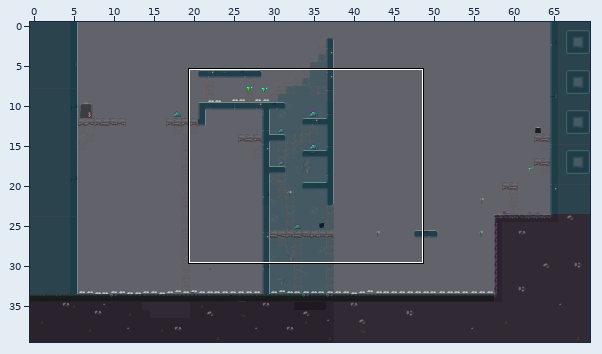
An edit to a level. Tiled map (JSON), Eudaemon/assets/levels/level5.json. Above: a wide view before the commit, with the close-up outlined.
Close-up. Old version:
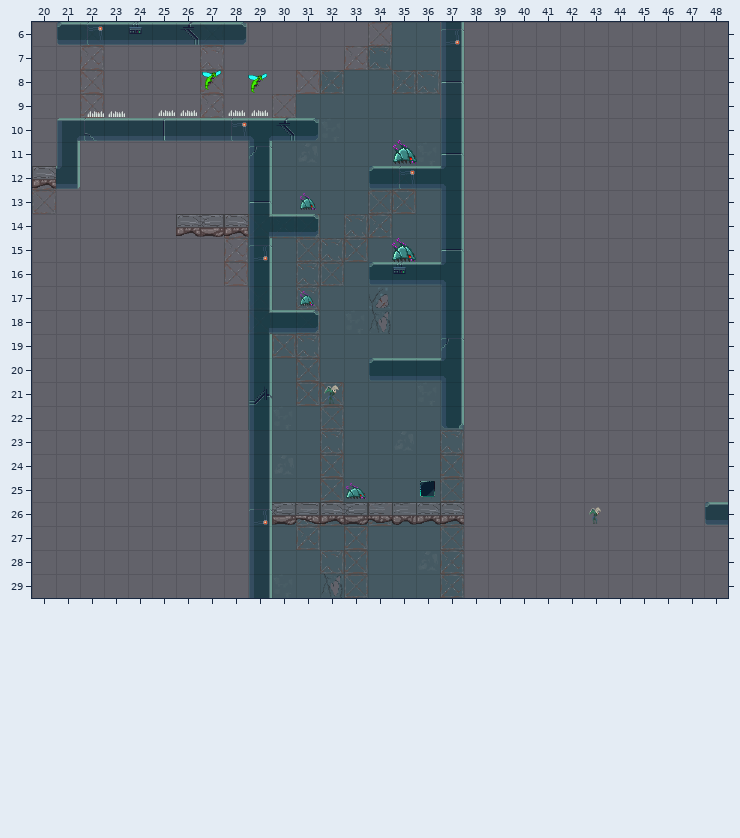
Cells are 32x32 px. Shown: x 20..48, y 6..29. The commit also changed other parts of the map, which this record leaves out.
And afterwards:
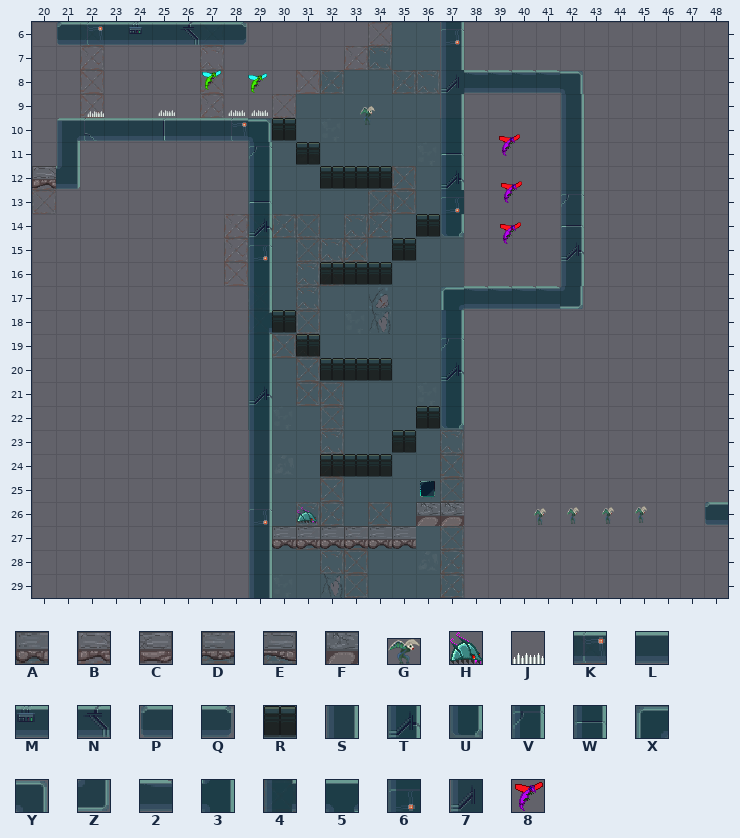
Key: from "Eudaemon Tilleset": A 25 "ConcreteNoBottom2x1_1A", B 27 "ConcreteNoBottom2x1_1B", C 28 "ConcreteNoBottom2x1_2B", D 29 "ConcreteNoBottom2x1_1C", E 30 "ConcreteNoBottom2x1_2C", F 35 "ConcreteDirtBottom2x2_1B", G 80 "flyGuardian", H 82 "goomba", J 86 "spike", K 135 "MetalPlatformB", L 137 "MetalPlatformD", M 138 "MetalPlatformE", N 139 "MetalPlatformF", P 140 "MetalPlatformLeftEnd", Q 141 "MetalPlatformRightEnd", R 143 "TiledFloorA", S 148 "MetalPlatformDVert", T 150 "MetalPlatformFVert", U 152 "MetalPlatformRightEndVer", V 153 "MetalPlatformAVert", W 155 "MetalPlatformCVert", X 181 "MetalPlatformWindowCorne", Y 182 "MetalPlatformWindowCorne", Z 183 "MetalPlatformWindowCorne", 2 188 "MetalPlatformWindowHorD", 3 198 "MetalPlatformMidsection1", 4 199 "MetalPlatformMidsection2", 5 200 "MetalPlatformCornerVert5", 6 215 "MetalPlatformExteriorBVe", 7 226 "MetalPlatformExteriorFVe", 8 335 "TrackingFlyingRed".
_ is an empty cell, . an unchanged one.
Objects are placed by their top-left corner, in cells (3,4 is the top-left corner of cell 3,4); size is 1x1 cell unless given.
See-through tiles are keyed as they look on the map.
Edits made:
--- layer "TileLayerFG"
@@ x 26..42 @@
- 8 ...........W_____
- 9 ................_
-10 ...5NQ.........._
-11 ....._.........._
-12 ......__PKL3...._
-13 ...........S...._
-14 BCB4LQ...._S...._
-15 ........._.W...._
-16 ......__PML3...._
-17 ...........S_____
-18 ....LQ...........
-19 ....._...........
-20 ......__PLL3.....
+ 8 ...........72222Y
+ 9 ................S
+10 ...YR_..........S
+11 .....R..........S
+12 ......RRR__T....S
+13 ...........6....V
+14 ___T__....RU....W
+15 .........R._....T
+16 ......RRR___....S
+17 ...........X2222Z
+18 ....R_...........
+19 .....R...........
+20 ......RRR__T.....
@@ x 32..36 @@
-22 ...._
-23 ..._.
-24 ___..
+22 ....R
+23 ...R.
+24 RRR..
@@ x 30..37 @@
-26 CEBCDABB
-27 ______..
+26 ______FF
+27 AAAAAA..
--- layer "ObjectLayer"
-G "FlyGuardian" at 32.1,21.1 size 0.6x0.8
+G "FlyGuardian" at 33.7,9.5 size 0.6x0.8
-H "GoombaGuardian" at 33.1,25.2 size 0.8x0.7
+H "GoombaGuardian" at 31.1,26.2 size 0.8x0.7
-G "FlyGuardian" at 43.2,26.2 size 0.5x0.7
+G "FlyGuardian" at 43.8,26.2 size 0.5x0.7
+8 "FlyRed" at 39.4,10.6
+8 "FlyRed" at 39.4,12.6
+8 "FlyRed" at 39.4,14.3
+G "FlyGuardian" at 45.1,26.2 size 0.5x0.7
+G "FlyGuardian" at 42.3,26.2 size 0.5x0.7
+G "FlyGuardian" at 40.9,26.2 size 0.5x0.7
-J "Spike" at 26.2,9.2 size 0.7x0.7
-J "Spike" at 23.1,9.2 size 0.7x0.7
-H "GoombaGuardian" at 35.1,10.9
-H "GoombaGuardian" at 31.2,13.1 size 0.7x0.7
-H "GoombaGuardian" at 35,15
-H "GoombaGuardian" at 31.2,17.2 size 0.6x0.6
